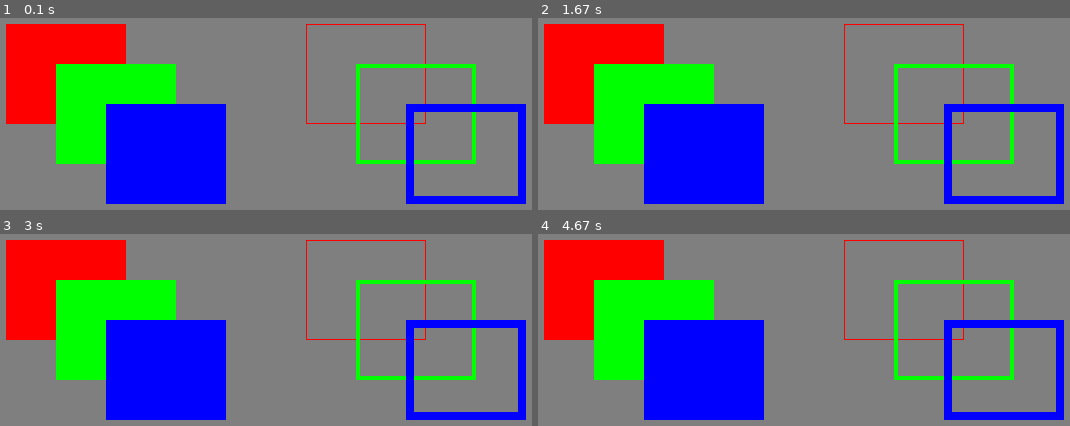
Above: before the commit, frames 1-4 (two rows, left to right).
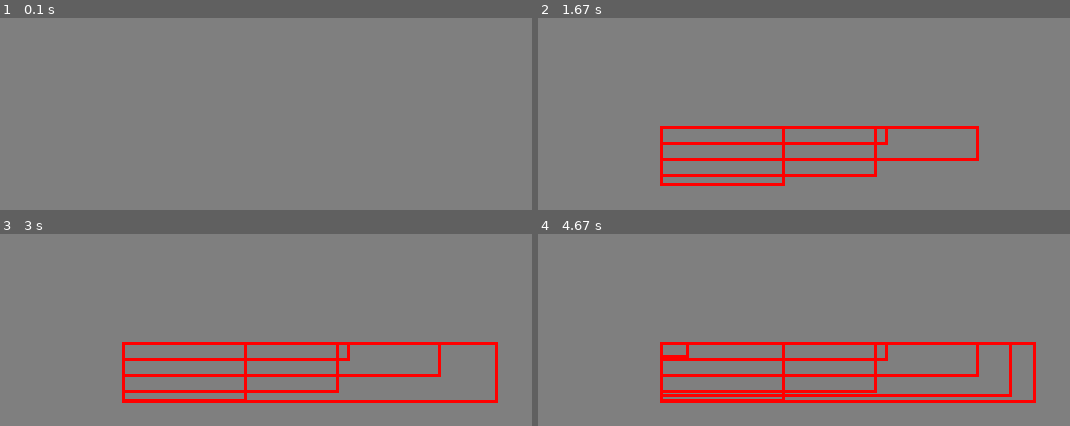
Above: after the commit, the same moments.

Repository: damael33/oc20
Game: pygame game, started from pygame_cours/cours2.py
The game is run twice, just before and just after one commit, with the same random seed, the same clock (stepped at 60 frames per second) and the same inputs.
Inputs (mouse positions are in pixels of both pictures, inside the frame that each line leads up to):
- Up to frame 1 (0.1 s): no input
- Up to frame 2 (1.67 s): press the mouse at (660, 125) at 0.37 s; move the mouse to (766, 150) at 0.47 s; release the mouse at (878, 177) at 0.6 s; press the mouse at (660, 125) at 0.7 s; move the mouse to (772, 135) at 0.8 s; release the mouse at (889, 144) at 0.93 s; press the mouse at (660, 125) at 1.03 s; move the mouse to (724, 156) at 1.13 s; release the mouse at (782, 186) at 1.27 s; press the mouse at (660, 125) at 1.37 s; move the mouse to (819, 142) at 1.47 s; release the mouse at (979, 160) at 1.6 s
- Up to frame 3 (3 s): press the mouse at (122, 341) at 1.7 s; move the mouse to (308, 372) at 1.8 s; release the mouse at (500, 402) at 1.93 s
- Up to frame 4 (4.67 s): press the mouse at (660, 341) at 3.93 s; move the mouse to (676, 349) at 4.03 s; release the mouse at (686, 358) at 4.17 s; press the mouse at (660, 341) at 4.27 s; move the mouse to (835, 368) at 4.37 s; release the mouse at (1011, 397) at 4.5 s

The runs differ from the first frame. In frame 1, 32% of the frame differs, in the area x 1-99%, y 3-97%; in frame 2, 34%; in frame 3, 36%; in frame 4, 36%.

Commit message:
ajout cours 2.1

Diff:
--- a/pygame_cours/cours2.py
+++ b/pygame_cours/cours2.py
@@ -1,4 +1,5 @@
 import pygame
+from pygame.locals import *
 
 BLACK = (0, 0, 0)
 GRAY = (127, 127, 127)
@@ -13,22 +14,34 @@
 
 pygame.init()
 screen = pygame.display.set_mode((640, 240))
-
+start = (0, 0)
+size = (0, 0)
+rect_list = []
+drawing = False
 running = True
 while running:
     for event in pygame.event.get():
         if event.type == pygame.QUIT:
             running = False
+        elif event.type == MOUSEBUTTONDOWN:
+            start = event.pos
+            size = 0, 0
+            drawing = True
+        elif event.type == MOUSEBUTTONUP:
+            end = event.pos
+            size = end[0] - start[0], end[1] - start[1]
+            drawing = False
+            rect = pygame.Rect(start, size)
+            rect_list.append(rect)
+            drawing = False
+        elif event.type == MOUSEMOTION and drawing:
+            end = event.pos
+            size = end[0] - start[0], end[1] - start[1]
 
-    screen.fill(background)
-    pygame.draw.rect(screen, RED, (50, 20, 120, 100))
-    pygame.draw.rect(screen, GREEN, (100, 60, 120, 100))
-    pygame.draw.rect(screen, BLUE, (150, 100, 120, 100))
-
-    pygame.draw.rect(screen, RED, (350, 20, 120, 100), 1)
-    pygame.draw.rect(screen, GREEN, (400, 60, 120, 100), 4)
-    pygame.draw.rect(screen, BLUE, (450, 100, 120, 100), 8)
-    pygame.display.update()
-
+        screen.fill(GRAY)
+        for rect in rect_list:
+             pygame.draw.rect(screen, RED, rect, 3)
+        pygame.draw.rect(screen, RED, (start, size), 1)
+        pygame.display.update()
 
 pygame.quit()
--- /dev/null
+++ b/pygame_cours/cours2_1.py
@@ -0,0 +1,41 @@
+import pygame
+from pygame.locals import *
+
+RED = (255, 0, 0)
+GREEN = (0, 255, 0)
+GRAY = (150, 150, 150)
+
+pygame.init()
+screen = pygame.display.set_mode((640, 240))
+
+drawing = False
+points = []
+running = True
+
+while running:
+    for event in pygame.event.get():
+        if event.type == QUIT:
+            running = False
+
+        elif event.type == KEYDOWN:
+            if event.key == K_ESCAPE:
+                if len(points) > 0:
+                    points.pop()
+
+        elif event.type == MOUSEBUTTONDOWN:
+            points.append(event.pos)
+            drawing = True
+
+        elif event.type == MOUSEBUTTONUP:
+            drawing = False
+
+        elif event.type == MOUSEMOTION and drawing:
+            points[-1] = event.pos
+
+    screen.fill(GRAY)
+    if len(points)>1:
+        rect = pygame.draw.lines(screen, RED, True, points, 3)
+        pygame.draw.rect(screen, GREEN, rect, 1)
+    pygame.display.update()
+
+pygame.quit()
